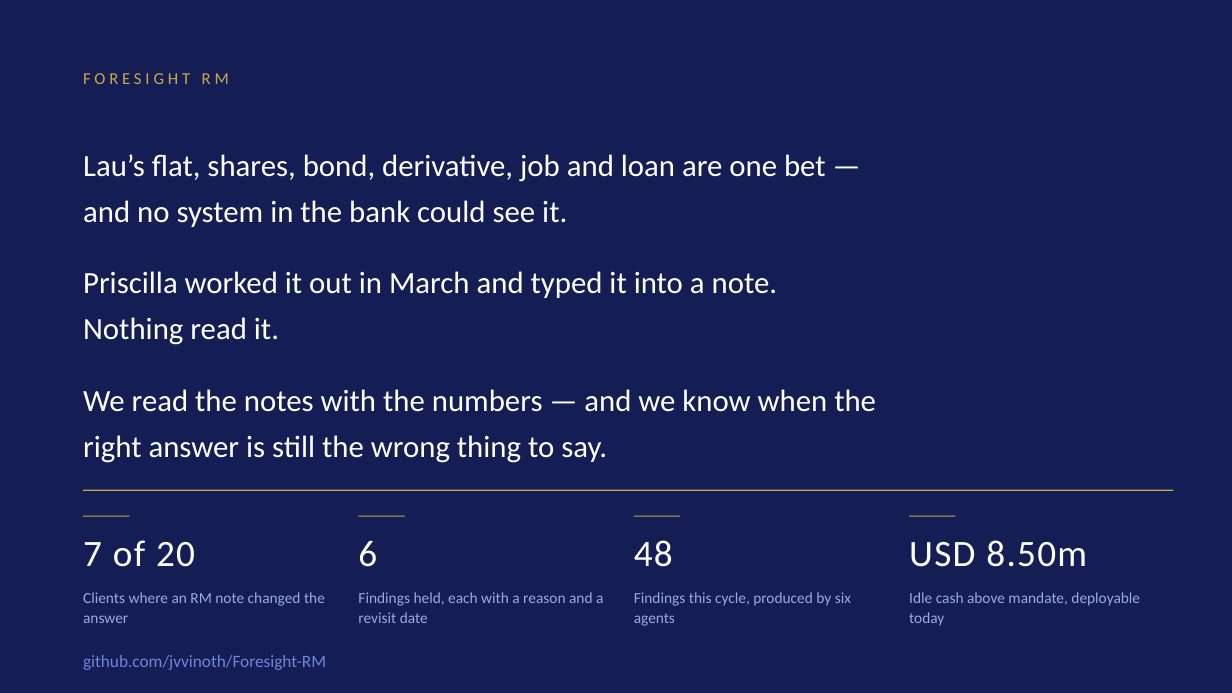
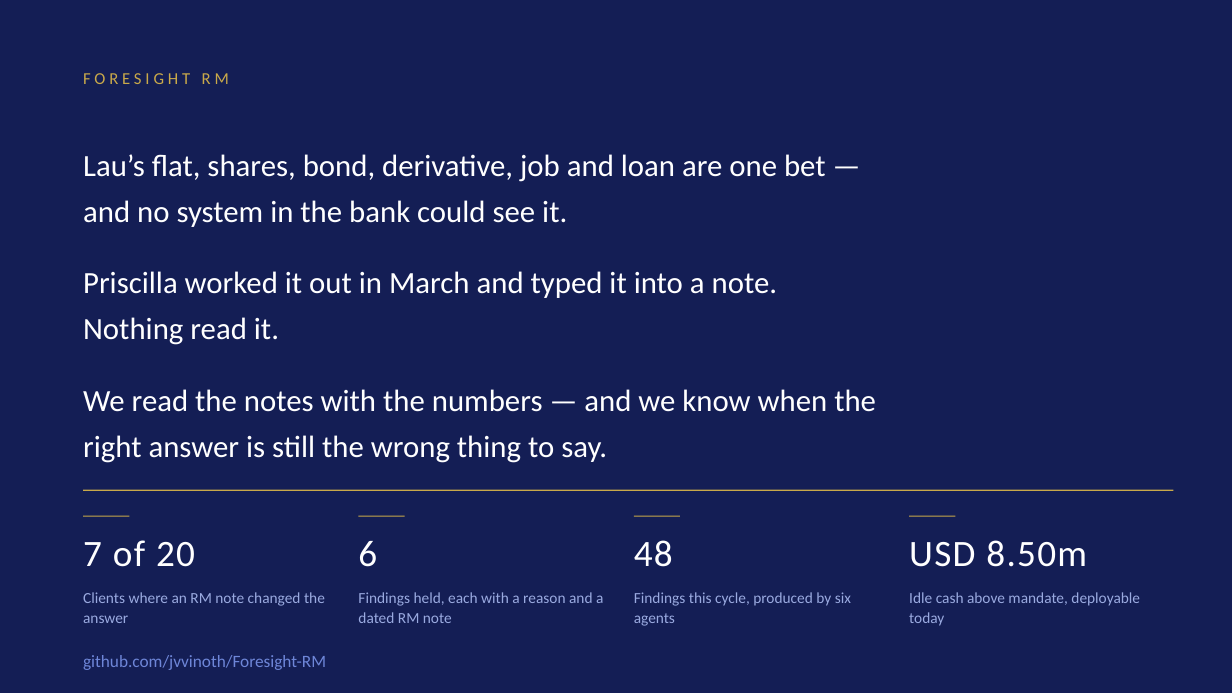
Before and after one commit to jvvinoth/Foresight-RM, a slide deck: slide 12 of docs/Foresight-RM-Pitch.pptx. Drawn at 1232x693 pixels with LibreOffice and Linux fonts; fonts in the diff are those of the drawing. Boxes give left, top, right and bottom in pixels: in the first picture for what was removed or moved away, otherwise in the second. Text is boxed around its words. In the diff, an @@ line names an element or a change of style, - is before the commit and + after.

```diff
--- a/docs/Foresight-RM-Pitch.pptx
+++ b/docs/Foresight-RM-Pitch.pptx
@@ text at <box>358,592,603,623</box>: text changed @@
-Findings held, each with a reason and a revisit date
+Findings held, each with a reason and a dated RM note
```
Also in this commit, not shown: 2 other files.
